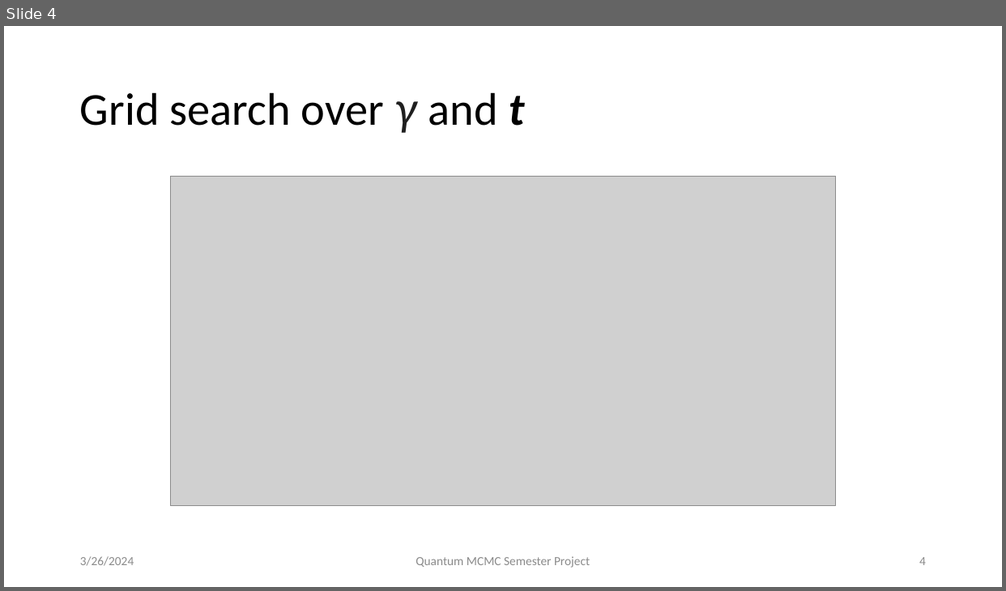
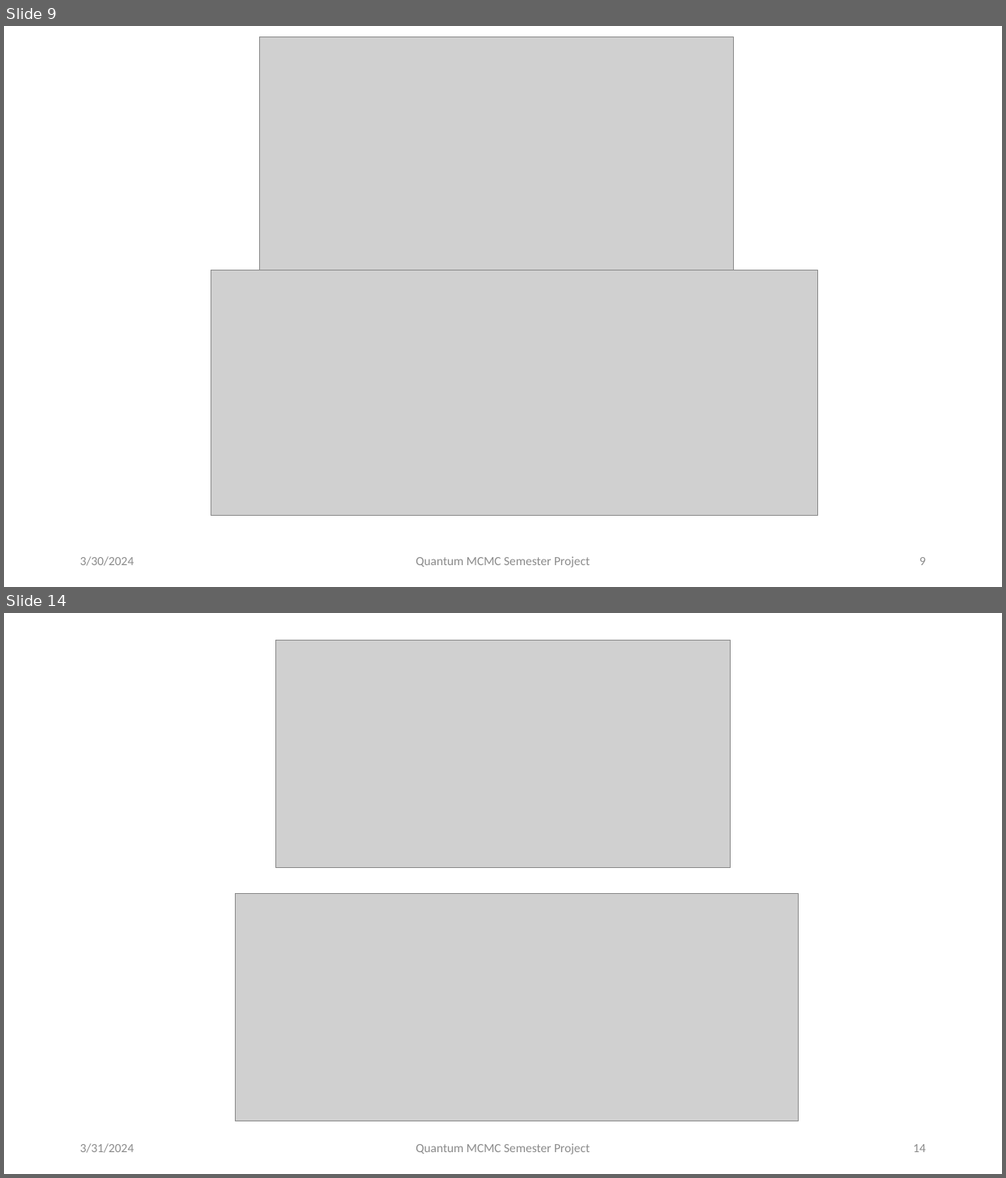
Before and after one commit to petr-ivashkov/quantum-mcmc, a slide deck: slides/progress_presentation_1.pptx. Shown one above the other, each under a label of ours: slide 4 before the commit, slides 9 and 14 after it; the slides between them are not shown. The pictures are 1006x591 and 1006x1178 pixels, drawn with LibreOffice and Linux fonts; fonts in the diff are those of the drawing; grey boxes stand for pictures. Boxes give left, top, right and bottom in pixels: in the first picture for what was removed or moved away, otherwise in the second. Text is boxed around its words. In the diff, an @@ line names an element or a change of style, - is before the commit and + after.

Commit message:
more grid search

```diff
--- a/slides/progress_presentation_1.pptx
+++ b/slides/progress_presentation_1.pptx
@@ slide 14 added at <box>4,613,1002,1174</box>, background #FFFFFF @@
@@ picture added at <box>275,640,731,867</box> @@
@@ picture added at <box>236,894,799,1122</box> @@
@@ text added at <box>80,1144,134,1153</box>, 12 pt, text #8C8C8C @@
+3/31/2024
@@ text added at <box>415,1144,590,1155</box>, 12 pt, text #8C8C8C @@
+Quantum MCMC Semester Project
@@ page number added at <box>913,1144,926,1152</box>, 12 pt, text #8C8C8C @@
+14
@@ what was slide 4 is now slide 9 @@
@@ slide 9 changed as well @@
@@ picture added at <box>259,37,734,275</box> @@
@@ title removed at <box>80,92,525,133</box> @@
-Grid search over γ and t
@@ picture: place and size @@
-picture at <box>170,176,836,506</box>
+picture at <box>211,271,818,516</box>
@@ text at <box>80,557,134,566</box>: text changed @@
-3/26/2024
+3/30/2024
@@ page number at <box>919,557,926,565</box>: text changed @@
-4
+9
```
Also in this commit, not shown: 3 other slides changed, 9 other slides added, 2 other files.
